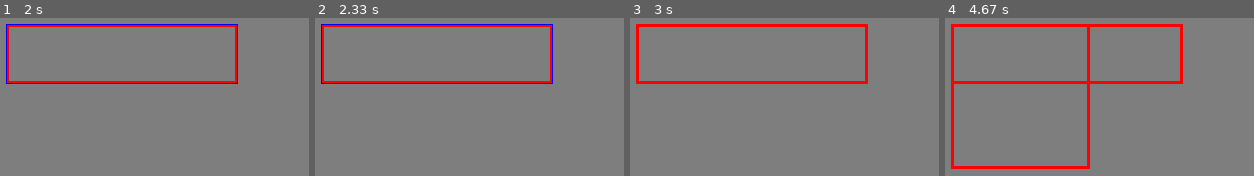
Above: before the commit, frames 1-4 (left to right).
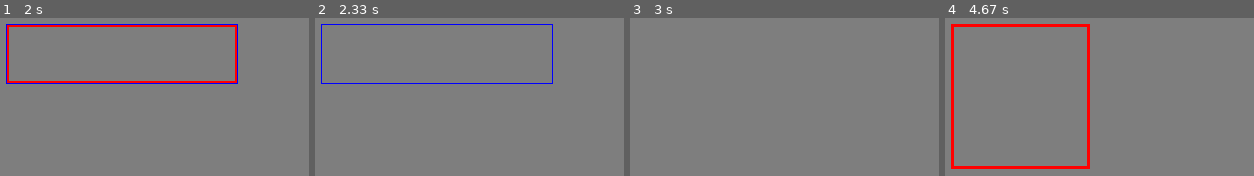
Above: after the commit, the same moments.

Repository: dtswanson/names_examples
Game: pygame game, started from get_rect/get_rect_even_more.py
Two runs of this game, one before a commit and one after it. Both use one fixed random seed, a clock stepped at 60 frames per second and the inputs below.
Inputs (mouse positions are in pixels of both pictures, inside the frame that each line leads up to):
- Up to frame 1 (2 s): tap D at 0.33 s; press the mouse at (6, 24) at 1.7 s; move the mouse to (120, 54) at 1.8 s; release the mouse at (237, 84) at 1.93 s
- Up to frame 2 (2.33 s): hold D from 2 s (still down); move the mouse to (593, 82) at 2.03 s
- Up to frame 3 (3 s): release D at 2.47 s; press the mouse at (636, 24) at 2.53 s; move the mouse to (outside the picture) at 2.63 s; release the mouse at (outside the picture) at 2.77 s
- Up to frame 4 (4.67 s): press the mouse at (951, 24) at 3.93 s; move the mouse to (951, 24) at 4.03 s; release the mouse at (954, 24) at 4.17 s; press the mouse at (951, 24) at 4.27 s; move the mouse to (1019, 95) at 4.37 s; release the mouse at (1090, 169) at 4.5 s; press the mouse at (951, 24) at 4.6 s

Frame 1 is identical in both runs. In frame 2, 2.3% of the frame differs, in the area x 2-77%, y 4-42%; in frame 3, 3.5%, in the area x 1-78%, y 3-42%; in frame 4, 2.3%.

Commit message:
Starter file added comments

Diff:
--- a/get_rect/get_rect_even_more.py
+++ b/get_rect/get_rect_even_more.py
@@ -40,6 +40,10 @@
             end = event.pos
             size = end[0] - start[0], end[1] - start[1]
 
+        elif event.type == KEYDOWN:
+            if event.key == K_d and rect_list:
+                rect_list.pop()
+
     # Draw the screen
     screen.fill(GRAY)
     for rect in rect_list:
@@ -48,5 +52,4 @@
     pygame.display.update()
 
 # Quit Pygame
-
 pygame.quit()
